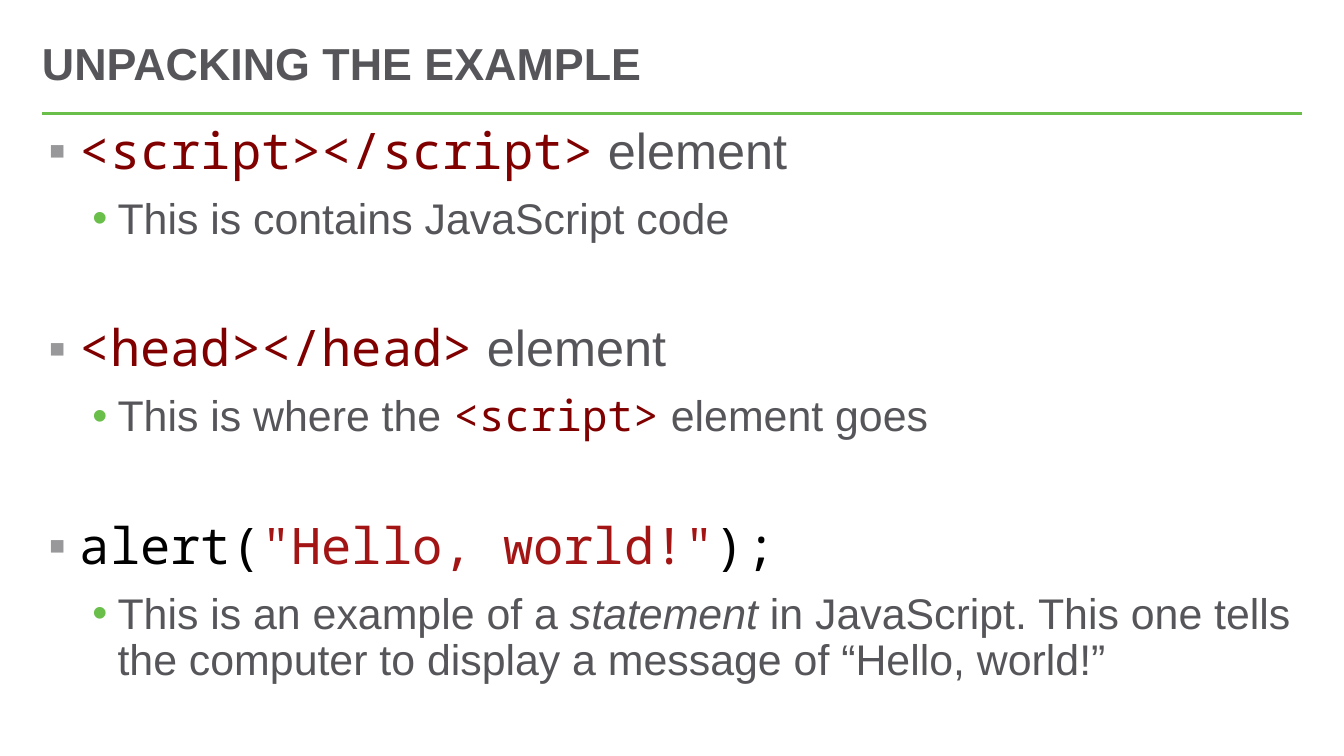
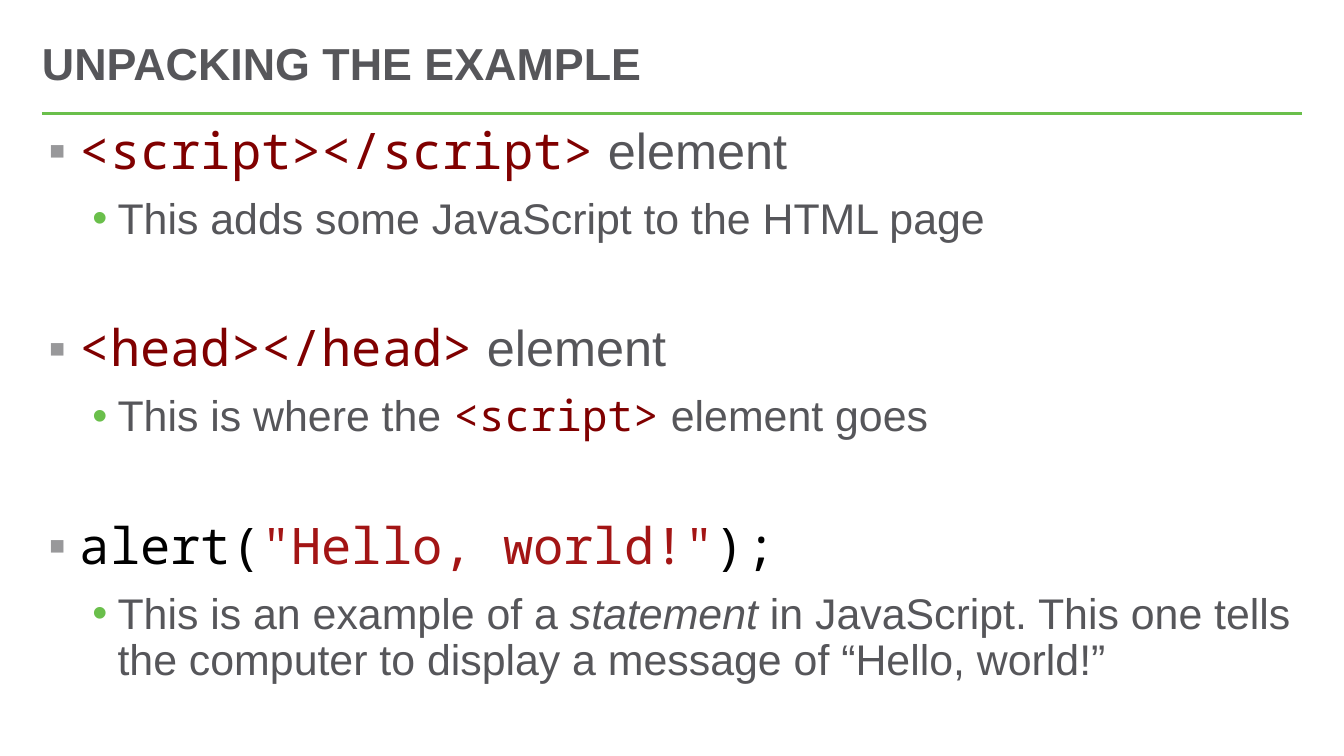
Before and after one commit to hytechclub/web-102, a slide deck: slide 6 of Week02/IntroductionToJavaScript.pptx. Drawn at 1344x756 pixels with LibreOffice and Linux fonts; fonts in the diff are those of the drawing. Boxes give left, top, right and bottom in pixels: in the first picture for what was removed or moved away, otherwise in the second. Text is boxed around its words. In the diff, an @@ line names an element or a change of style, - is before the commit and + after.

```diff
--- a/Week02/IntroductionToJavaScript.pptx
+++ b/Week02/IntroductionToJavaScript.pptx
@@ text at <box>118,203,984,243</box>: text changed @@
-  • This is contains JavaScript code
+  • This adds some JavaScript to the HTML page
```
Also in this commit, not shown: 3 other slides changed, 1 slide added, 54 other files.
